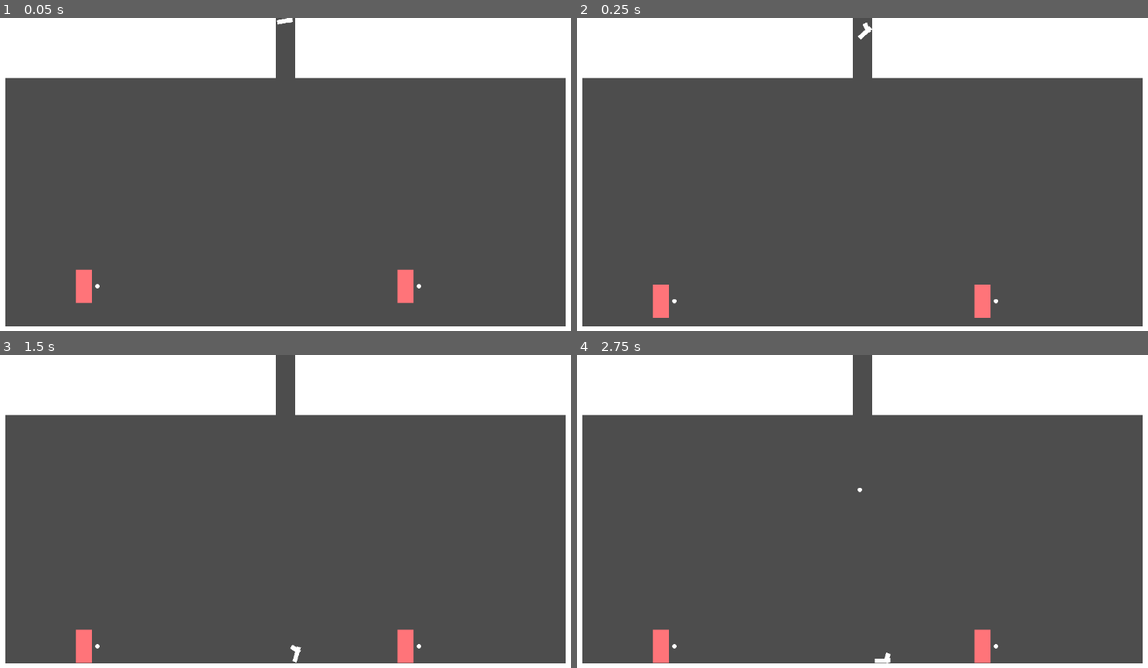
Above: before the commit, frames 1-4 (two rows, left to right).
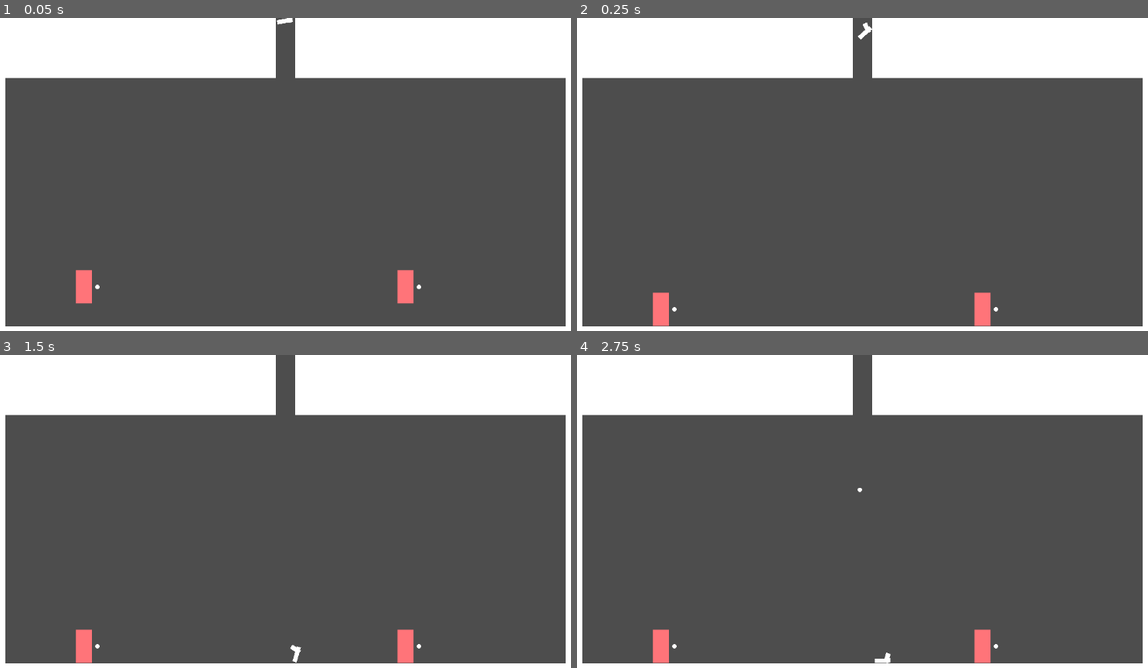
Above: after the commit, the same moments.

Repository: cbrenton/its-all-bad
Game: Godot game, scene res://scenes/match.tscn
The game is run twice, just before and just after one commit, with the same random seed, the same clock (stepped at 60 frames per second) and the same inputs.
Inputs:
- Up to frame 1 (0.05 s): no input
- Up to frame 2 (0.25 s): no input
- Up to frame 3 (1.5 s): no input
- Up to frame 4 (2.75 s): no input

The runs differ from the first frame. In frame 1, less than 0.1% of the frame differs, in the area x 13-74%, y 80-92%; in frame 2, 0.4%, in the area x 13-74%, y 85-99%; in frame 3, less than 0.1%; in frame 4, less than 0.1%.

Commit message:
Refactor: componentize everything

Diff:
--- a/scenes/bullet.tscn
+++ b/scenes/bullet.tscn
@@ -1,13 +1,14 @@
 [gd_scene format=3 uid="uid://ctp0o18g7yp8p"]
 
 [ext_resource type="Texture2D" uid="uid://vqymet7qdv8r" path="res://assets/dummy.png" id="1_v7oki"]
-[ext_resource type="Script" uid="uid://bd7olucnbmqy0" path="res://scripts/bullet.gd" id="1_v8qja"]
+[ext_resource type="Script" uid="uid://bd7olucnbmqy0" path="res://scripts/bullet_old.gd" id="1_v8qja"]
+[ext_resource type="Script" uid="uid://cgdbkslh2jiid" path="res://scripts/items/bullet.gd" id="3_l5glv"]
+[ext_resource type="Script" uid="uid://bs4l42rfwyx54" path="res://scripts/components/collectible_component.gd" id="4_eoqba"]
 
 [sub_resource type="CircleShape2D" id="CircleShape2D_x8et2"]
 radius = 4.1231055
 
 [node name="RigidBody2D" type="RigidBody2D" unique_id=1887485202]
-position = Vector2(0, 1)
 collision_layer = 4
 script = ExtResource("1_v8qja")
 
@@ -16,3 +17,11 @@
 
 [node name="Sprite2D" type="Sprite2D" parent="." unique_id=2100329097]
 texture = ExtResource("1_v7oki")
+
+[node name="Bullet" type="Node" parent="." unique_id=1694432503]
+script = ExtResource("3_l5glv")
+metadata/_custom_type_script = "uid://cgdbkslh2jiid"
+
+[node name="CollectibleComponent" type="Node" parent="." unique_id=522231862]
+script = ExtResource("4_eoqba")
+metadata/_custom_type_script = "uid://bs4l42rfwyx54"
--- a/scenes/gun.tscn
+++ b/scenes/gun.tscn
@@ -1,7 +1,9 @@
 [gd_scene format=3 uid="uid://dw35m80pwgo1u"]
 
-[ext_resource type="Script" uid="uid://7y5l7tnllp4b" path="res://scripts/gun.gd" id="1_x77fm"]
+[ext_resource type="Script" uid="uid://7y5l7tnllp4b" path="res://scripts/gun_old.gd" id="1_x77fm"]
 [ext_resource type="AudioStream" uid="uid://cgaq4yis3j00w" path="res://assets/gunshot.mp3" id="2_og67c"]
+[ext_resource type="Script" uid="uid://c1atb6we1awe1" path="res://scripts/items/gun.gd" id="3_gp1hk"]
+[ext_resource type="Script" uid="uid://bs4l42rfwyx54" path="res://scripts/components/collectible_component.gd" id="4_qd4js"]
 
 [sub_resource type="RectangleShape2D" id="RectangleShape2D_r8ywq"]
 size = Vector2(29, 8)
@@ -40,3 +42,11 @@
 
 [node name="AudioStreamPlayer2D" type="AudioStreamPlayer2D" parent="." unique_id=1480686199]
 stream = ExtResource("2_og67c")
+
+[node name="Gun" type="Node" parent="." unique_id=1879621809]
+script = ExtResource("3_gp1hk")
+metadata/_custom_type_script = "uid://c1atb6we1awe1"
+
+[node name="CollectibleComponent" type="Node" parent="." unique_id=303832060]
+script = ExtResource("4_qd4js")
+metadata/_custom_type_script = "uid://bs4l42rfwyx54"
--- a/scenes/player.tscn
+++ b/scenes/player.tscn
@@ -2,6 +2,10 @@
 
 [ext_resource type="Script" uid="uid://80kl10p8d3vr" path="res://scripts/player.gd" id="1_4flbx"]
 [ext_resource type="PackedScene" uid="uid://cwit7dbkmqn7n" path="res://scenes/fist.tscn" id="2_onrkg"]
+[ext_resource type="Script" uid="uid://bfied8f76qv1k" path="res://scripts/components/input_component.gd" id="3_qhqgy"]
+[ext_resource type="Script" uid="uid://jf7qnjvf4ga5" path="res://scripts/components/movement_component.gd" id="4_dqkch"]
+[ext_resource type="Script" uid="uid://dkcrffc5dmqb6" path="res://scripts/components/inventory_component.gd" id="5_qlg0r"]
+[ext_resource type="Script" uid="uid://hody3580uyrh" path="res://scripts/components/hurtbox_component.gd" id="6_tuyoq"]
 
 [sub_resource type="RectangleShape2D" id="RectangleShape2D_7y1jj"]
 size = Vector2(30, 62)
@@ -36,10 +40,31 @@
 color = Color(1, 0.45490196, 0.4745098, 1)
 
 [node name="Fist" parent="Visuals" unique_id=1220416977 instance=ExtResource("2_onrkg")]
-visible = false
 position = Vector2(25, 0)
 
 [node name="HoldPosition" type="Node2D" parent="Visuals" unique_id=1772830536]
 position = Vector2(25, 0)
 
-[connection signal="body_entered" from="HurtArea2D" to="." method="_on_hurt_area_2d_body_entered"]
+[node name="InputComponent" type="Node" parent="." unique_id=103914872]
+unique_name_in_owner = true
+script = ExtResource("3_qhqgy")
+metadata/_custom_type_script = "uid://bfied8f76qv1k"
+
+[node name="MovementComponent" type="Node" parent="." unique_id=505115723 node_paths=PackedStringArray("body", "visuals")]
+unique_name_in_owner = true
+script = ExtResource("4_dqkch")
+body = NodePath("..")
+visuals = NodePath("../Visuals")
+metadata/_custom_type_script = "uid://jf7qnjvf4ga5"
+
+[node name="InventoryComponent" type="Node" parent="." unique_id=1412043360 node_paths=PackedStringArray("hold_position")]
+unique_name_in_owner = true
+script = ExtResource("5_qlg0r")
+hold_position = NodePath("../Visuals/HoldPosition")
+metadata/_custom_type_script = "uid://dkcrffc5dmqb6"
+
+[node name="HurtBoxComponent" type="Node" parent="." unique_id=1342501107 node_paths=PackedStringArray("hurt_area")]
+unique_name_in_owner = true
+script = ExtResource("6_tuyoq")
+hurt_area = NodePath("../HurtArea2D")
+metadata/_custom_type_script = "uid://hody3580uyrh"
--- a/scripts/bullet.gd
+++ b/scripts/bullet_old.gd
@@ -1,4 +1,4 @@
-class_name Bullet
+class_name BulletOld
 extends RigidBody2D
 
 
--- /dev/null
+++ b/scripts/components/collectible_component.gd
@@ -0,0 +1 @@
+class_name CollectibleComponent extends Node
--- /dev/null
+++ b/scripts/components/hurtbox_component.gd
@@ -0,0 +1,18 @@
+class_name HurtBoxComponent extends Node
+
+@export var hurt_area: Area2D
+signal pickup_item(item: Node2D)
+
+
+func _ready() -> void:
+    if not hurt_area:
+        print("no Area2D configured for hurtbox")
+        return
+    hurt_area.body_entered.connect(on_body_entered)
+
+
+func on_body_entered(body: Node) -> void:
+    print("hit something")
+    if body.get_node_or_null("CollectibleComponent"):
+        print("picking up something")
+        pickup_item.emit.call_deferred(body)
--- /dev/null
+++ b/scripts/components/input_component.gd
@@ -0,0 +1,24 @@
+class_name InputComponent extends Node
+
+var left_input: String
+var right_input: String
+var jump_input: String
+var action_input: String
+
+@onready var movement_x := 0.0
+@onready var jump_pressed := false
+@onready var action_pressed := false
+
+
+func initialize(player_number: int) -> void:
+    self.left_input = "p%d_left" % player_number
+    self.right_input = "p%d_right" % player_number
+    self.jump_input = "p%d_jump" % player_number
+    self.action_input = "p%d_action" % player_number
+
+
+func update() -> void:
+    self.movement_x = Input.get_axis(self.left_input, self.right_input)
+
+    jump_pressed = Input.is_action_just_pressed(self.jump_input)
+    action_pressed = Input.is_action_just_pressed(self.action_input)
--- /dev/null
+++ b/scripts/components/inventory_component.gd
@@ -0,0 +1,54 @@
+class_name InventoryComponent extends Node
+
+var weapon: Node = null
+@export var hold_position: Node2D
+var look_dir_x := 0.0
+
+
+func pickup(item: Node):
+    var grabbed_gun = item.get_node_or_null("Gun") as Gun
+    var grabbed_bullet = item.get_node_or_null("Bullet") as Bullet
+
+    var held_gun = weapon.get_node_or_null("Gun") as Gun if weapon else null
+    var held_bullet = weapon.get_node_or_null("Bullet") as Bullet if weapon else null
+
+    # pick up and combine items
+    if grabbed_gun:
+        if held_bullet:
+            held_bullet.queue_free()
+            grabbed_gun.is_loaded = true
+        weapon = item
+
+        # move item to hold position
+        item.freeze_mode = RigidBody2D.FREEZE_MODE_KINEMATIC
+        item.freeze = true
+        item.reparent(hold_position)
+        item.position = Vector2.ZERO
+        item.rotation = 0
+        grabbed_gun.yeet.connect(drop)
+    elif grabbed_bullet:
+        if held_gun:
+            held_gun.is_loaded = true
+        else:
+            weapon = item
+        item.queue_free()
+
+
+func drop():
+    var gun = weapon.get_node_or_null("Gun") as Gun if weapon else null
+    if gun:
+        weapon.freeze = false
+        weapon.reparent(get_tree().current_scene)
+        # var look_dir = sign(self.holder.visuals.scale.x)
+        weapon.apply_central_impulse(Vector2(look_dir_x * 2000, -20))
+        gun.yeet.disconnect(drop)
+    weapon = null
+
+
+func shoot():
+    var gun = weapon.get_node_or_null("Gun") as Gun if weapon else null
+    if gun:
+        gun.shoot()
+    else:
+        # TODO: fist attack
+        pass
--- /dev/null
+++ b/scripts/components/movement_component.gd
@@ -0,0 +1,32 @@
+class_name MovementComponent extends Node
+
+@export var body: CharacterBody2D
+@export var speed := 500.0
+@export var gravity_multiplier := 3.0
+@export var jump_velocity := -600.0
+@export var visuals: Node2D
+
+var direction_x := 0.0
+var wants_jump := false
+var look_dir_x := 0.0
+
+
+func tick(delta: float) -> void:
+    body.velocity.x = direction_x * speed
+    if body.velocity.x != 0.0:
+        look_dir_x = sign(body.velocity.x)
+        visuals.scale.x = look_dir_x
+
+    # gravity
+    if not body.is_on_floor():
+        body.velocity.y += body.get_gravity().y * delta * gravity_multiplier
+
+    if wants_jump:
+        print("boing!")
+
+    # jump
+    if wants_jump and body.is_on_floor():
+        body.velocity.y = jump_velocity
+    wants_jump = false
+
+    body.move_and_slide()
--- a/scripts/gun.gd
+++ b/scripts/gun_old.gd
@@ -1,6 +1,7 @@
-class_name Gun
+class_name GunOld
 extends RigidBody2D
 
+"""
 signal hit_landed(target, is_fatal)
 signal shot
 
@@ -100,3 +101,4 @@
 
 func is_held() -> bool:
     return self.holder != null
+"""
--- /dev/null
+++ b/scripts/items/bullet.gd
@@ -0,0 +1,5 @@
+class_name Bullet extends Node
+
+
+func shoot() -> void:
+    print("that doesn't make any sense at all")
--- /dev/null
+++ b/scripts/items/gun.gd
@@ -0,0 +1,16 @@
+class_name Gun extends Node
+
+var is_loaded := false
+
+signal shot
+signal yeet
+
+
+func shoot() -> void:
+    if is_loaded:
+        print("BANG!")
+        is_loaded = false
+        shot.emit()
+    else:
+        print("click")
+        yeet.emit()
--- a/scripts/match_controller.gd
+++ b/scripts/match_controller.gd
@@ -37,12 +37,14 @@
 
 
 func _spawn_gun():
-    var gun = self.gun_scene.instantiate()
-    gun.position = Vector2(571, 0)
-    gun.rotation = rng.randi_range(0, 360)
-    gun.apply_central_impulse(Vector2(rng.randi_range(50, 100), 20))
+    var gun_body = self.gun_scene.instantiate()
+    gun_body.position = Vector2(571, 0)
+    gun_body.rotation = rng.randi_range(0, 360)
+    gun_body.apply_central_impulse(Vector2(rng.randi_range(50, 100), 20))
+
+    var gun = gun_body.get_node_or_null("Gun") as Gun
     gun.shot.connect(_spawn_bullet)
-    add_child(gun)
+    add_child(gun_body)
 
 
 func _spawn_bullet():
--- a/scripts/player.gd
+++ b/scripts/player.gd
@@ -19,6 +19,13 @@
 
 @onready var visuals: Node2D = $Visuals
 @onready var hold_position: Node2D = $Visuals/HoldPosition
+@onready var input_component: InputComponent = %InputComponent
+@onready var movement_component: MovementComponent = %MovementComponent
+@onready var inventory_component: InventoryComponent = %InventoryComponent
+@onready var hurtbox_component: HurtBoxComponent = %HurtBoxComponent
+
+# TODO: delet
+@onready var gun_scene = preload("res://scenes/gun.tscn")
 
 var action_rate = 0.5
 
@@ -28,20 +35,26 @@
 # takes in the player's number (1 for p1, 2 for p2, etc)
 func initialize(num: int) -> void:
     # store player number
-    self.player_number = num
+    player_number = num
 
-    # set up listeners
-    self.left_input = "p%d_left" % num
-    self.right_input = "p%d_right" % num
-    self.jump_input = "p%d_jump" % num
-    self.action_input = "p%d_action" % num
+    input_component.initialize(num)
 
-    self.fist = self.fist_scene.instantiate()
-    self.hold_position.add_child(self.fist)
-    self.fist.hit_landed.connect(attack)
+    # set up player's signal listeners
+    hurtbox_component.pickup_item.connect(inventory_component.pickup)
 
 
 func _physics_process(delta: float) -> void:
+    input_component.update()
+
+    movement_component.direction_x = input_component.movement_x
+    movement_component.wants_jump = input_component.jump_pressed
+    movement_component.tick(delta)
+
+    inventory_component.look_dir_x = movement_component.look_dir_x
+    if input_component.action_pressed:
+        inventory_component.shoot()
+
+    """
     # add gravity
     if not is_on_floor():
         self.velocity.y += get_gravity().y * delta
@@ -56,8 +69,10 @@
     _handle_non_movement_input()
 
     move_and_slide()
+    """
 
 
+"""
 func _handle_movement_input() -> void:
     if Input.is_action_just_pressed(self.jump_input) and is_on_floor():
         self.velocity.y = JUMP_VELOCITY
@@ -100,34 +115,4 @@
 func receive_knockback(force: Vector2) -> void:
     self.knockback_x = force.x
     self.velocity.y = force.y
-
-
-func _on_hurt_area_2d_body_entered(body: Node2D) -> void:
-    # TODO: hacky - get parent node2d from rigidbody
-    print("player body entered")
-    # TODO: revert, but for Item
-    var touched_weapon = body as Gun
-    if touched_weapon:
-        print("ran into weapon")
-        # TODO: do I need fist check?
-        # TODO: fix
-        if !touched_weapon.is_held():
-            if !touched_weapon.is_thrown:
-                print("picking it pu")
-                _pick_up(touched_weapon)
-            else:
-                touched_weapon.apply_central_impulse(Vector2(200, -200))
-        return
-    var touched_bullet = body as Bullet
-    if touched_bullet:
-        print("picked up bullet")
-        touched_bullet.queue_free()
-
-
-func _pick_up(gun: Gun) -> void:
-    gun._on_pickup(self)
-    self.weapon = gun
-
-
-func clear_weapon() -> void:
-    self.weapon = null
+"""
Renamed: scripts/bullet.gd.uid -> scripts/bullet_old.gd.uid
Not shown, added: scripts/components/collectible_component.gd.uid
Not shown, added: scripts/components/hurtbox_component.gd.uid
Not shown, added: scripts/components/input_component.gd.uid
Not shown, added: scripts/components/inventory_component.gd.uid
Not shown, added: scripts/components/movement_component.gd.uid
Renamed: scripts/gun.gd.uid -> scripts/gun_old.gd.uid
Not shown, added: scripts/items/bullet.gd.uid
Not shown, added: scripts/items/gun.gd.uid
